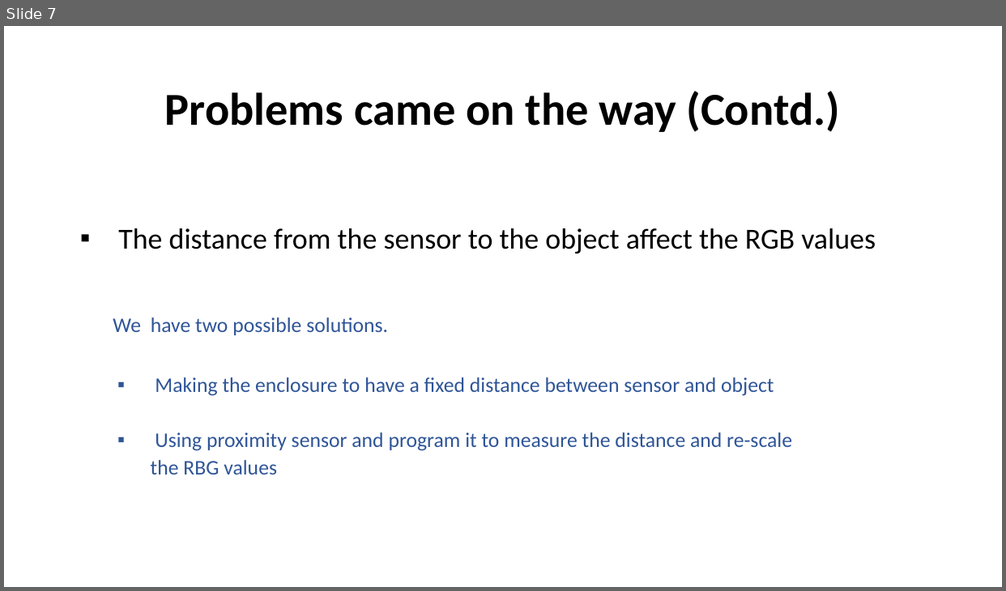
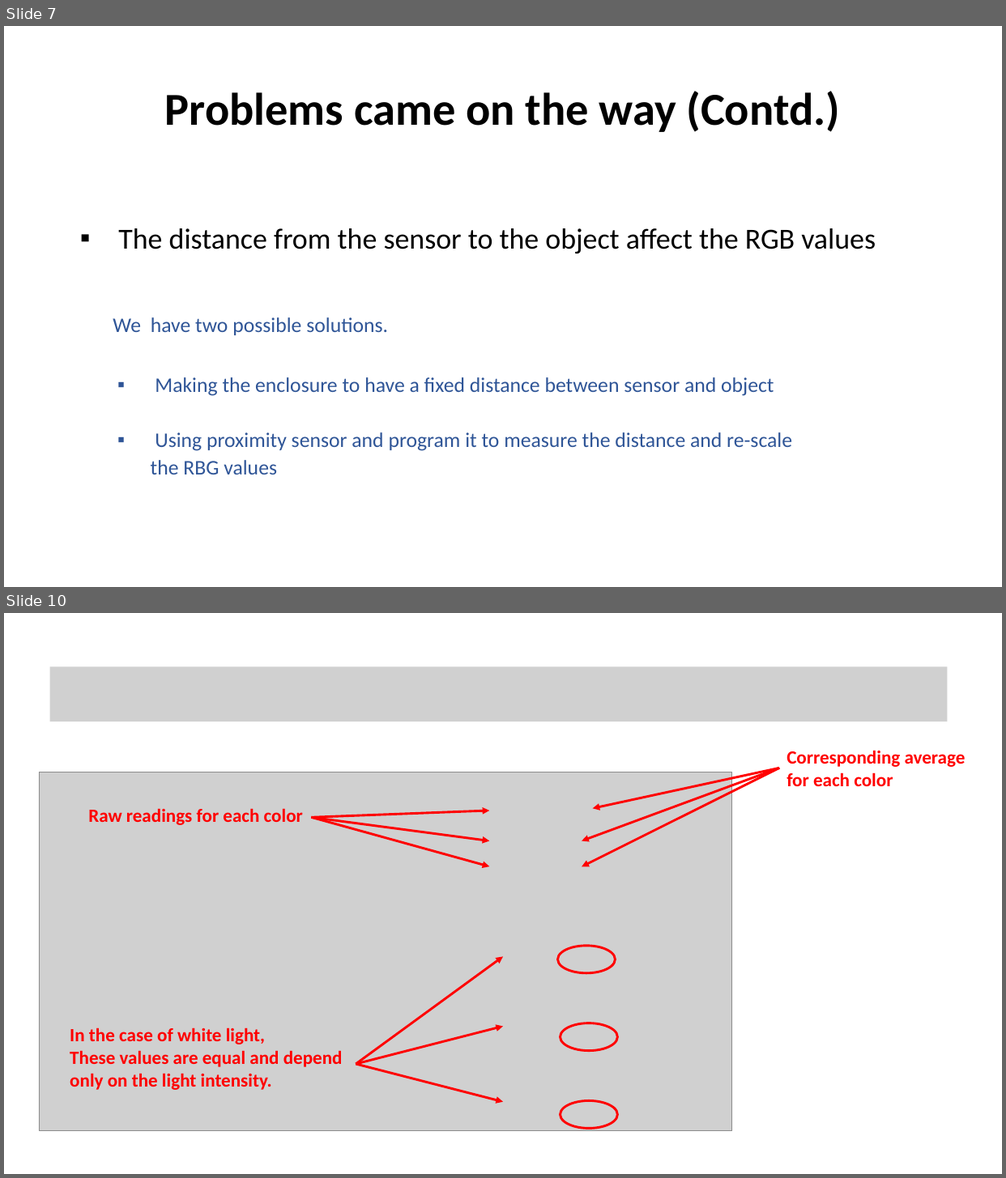
Before and after one commit to Team-Sagittarius-ENTC/RGBsensor, a slide deck: prabhashwara/PROGRESS AND SUMMARY.pptx. Shown one above the other, each under a label of ours: slide 7 before the commit, slides 7 and 10 after it; the slides between them are not shown. The pictures are 1006x591 and 1006x1178 pixels, drawn with LibreOffice and Linux fonts; fonts in the diff are those of the drawing; grey boxes stand for pictures. Boxes give left, top, right and bottom in pixels: in the first picture for what was removed or moved away, otherwise in the second. Text is boxed around its words. In the diff, an @@ line names an element or a change of style, - is before the commit and + after.

```diff
--- a/prabhashwara/PROGRESS AND SUMMARY.pptx
+++ b/prabhashwara/PROGRESS AND SUMMARY.pptx
@@ slide 10 added at [4,613,1002,1174], background #FFFFFF @@
@@ picture added at [49,667,948,722] @@
@@ text added at [786,750,965,786], 18 pt, text #FF0000, bold @@
+Corresponding average for each color
@@ picture added at [39,773,732,1131] @@
@@ arrow added from (780, 768) to (582, 841), #FF0000 2.25 pt @@
@@ arrow added from (780, 768) to (582, 867), #FF0000 2.25 pt @@
@@ arrow added from (780, 768) to (592, 808), #FF0000 2.25 pt @@
@@ text added at [88,808,303,825], 18 pt, text #FF0000, bold @@
+Raw readings for each color
@@ arrow added from (312, 817) to (490, 811), #FF0000 2.25 pt @@
@@ arrow added from (312, 817) to (490, 841), #FF0000 2.25 pt @@
@@ arrow added from (312, 817) to (490, 867), #FF0000 2.25 pt @@
@@ ellipse added at [558,946,616,973], outline #FF0000 2.25 pt @@
@@ arrow added from (356, 1064) to (503, 956), #FF0000 2.25 pt @@
@@ ellipse added at [560,1023,618,1051], outline #FF0000 2.25 pt @@
@@ text added at [70,1028,343,1090], 18 pt, text #FF0000, bold @@
+In the case of white light,
+These values are equal and depend only on the light intensity.
@@ arrow added from (356, 1064) to (503, 1026), #FF0000 2.25 pt @@
@@ arrow added from (356, 1064) to (503, 1102), #FF0000 2.25 pt @@
@@ ellipse added at [560,1101,618,1129], outline #FF0000 2.25 pt @@
```
Also in this commit, not shown: 7 other slides added, 1 slide removed, 1 other file.
